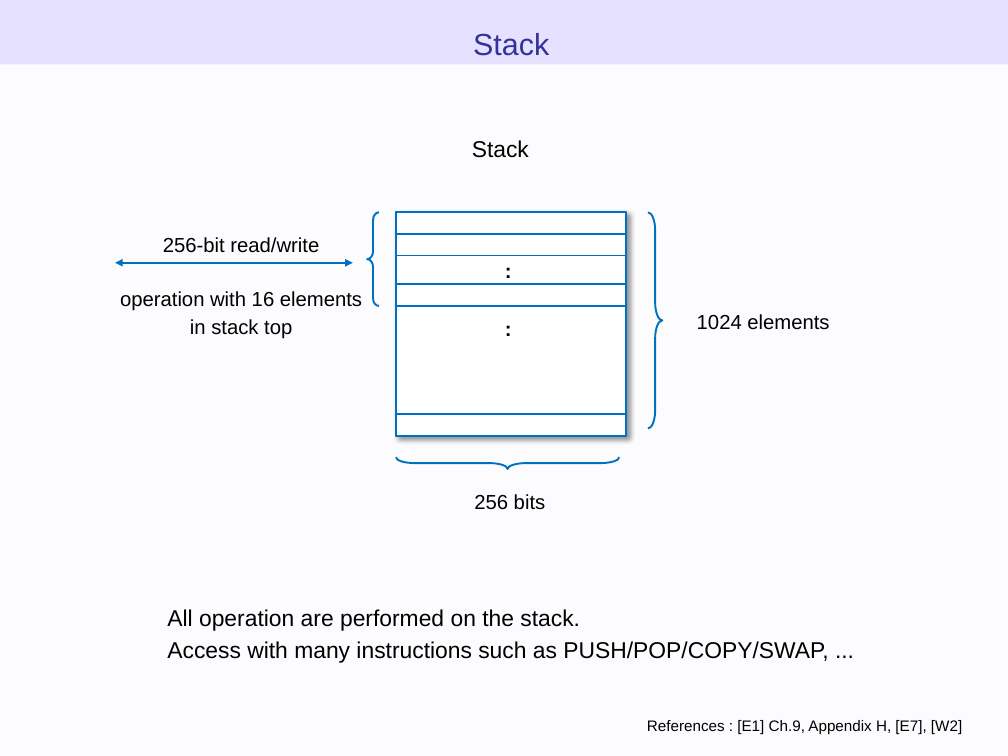
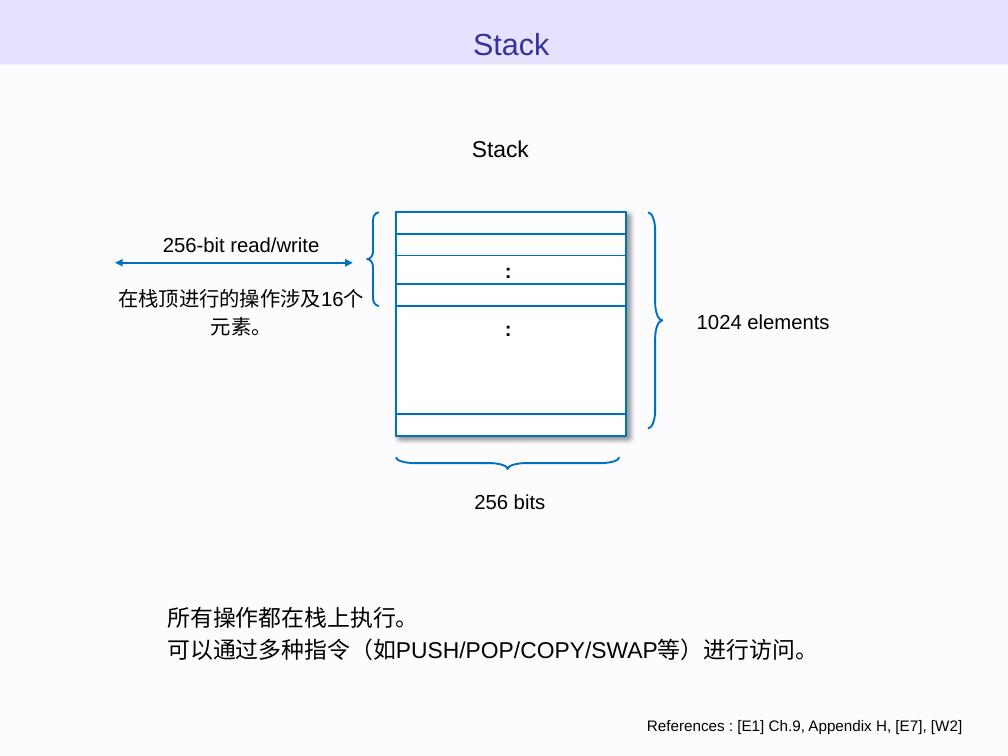
Before and after one commit to WTNO/Evm_Js_Learning, a slide deck: slide 50 of ethereum_evm_illustrated - 翻译.pptx. Drawn at 1008x756 pixels with LibreOffice and Linux fonts; fonts in the diff are those of the drawing. Boxes give left, top, right and bottom in pixels: in the first picture for what was removed or moved away, otherwise in the second. Text is boxed around its words. In the diff, an @@ line names an element or a change of style, - is before the commit and + after.

```diff
--- a/ethereum_evm_illustrated - 翻译.pptx
+++ b/ethereum_evm_illustrated - 翻译.pptx
@@ text at (x1=118, y1=289, x2=364, y2=336): text changed @@
-operation with 16 elements
-in stack top
+在栈顶进行的操作涉及16个元素。
@@ text at (x1=167, y1=606, x2=818, y2=660): text changed @@
-All operation are performed on the stack.
-Access with many instructions such as PUSH/POP/COPY/SWAP, ...
+所有操作都在栈上执行。
+可以通过多种指令（如PUSH/POP/COPY/SWAP等）进行访问。
```
Also in this commit, not shown: 7 other slides changed, 1 other file.
